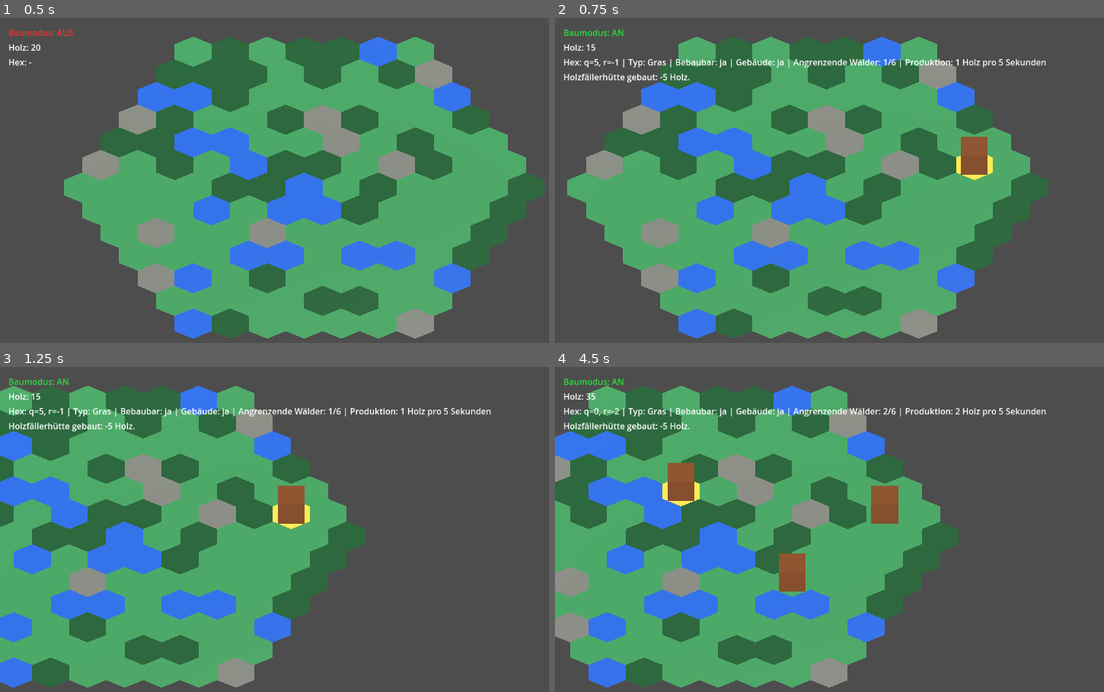
Above: before the commit, frames 1-4 (two rows, left to right).
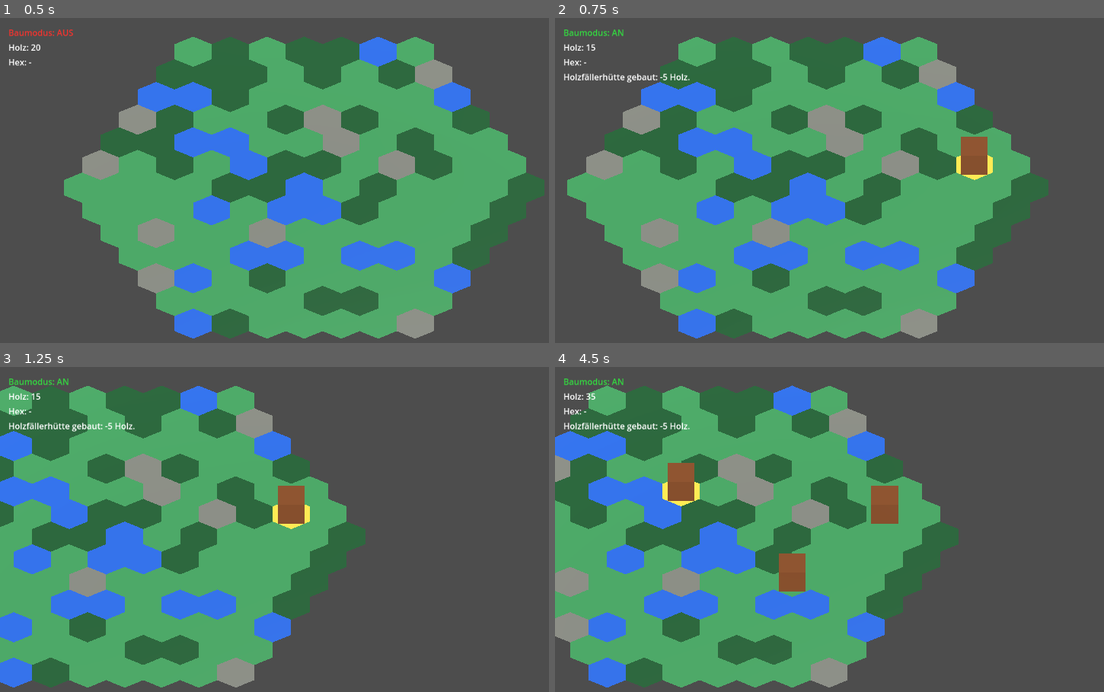
Above: after the commit, the same moments.

Repository: Ranu4922/CodexGame
Game: Godot game, scene res://scenes/Main.tscn
Same seed, same stepped clock (60 frames per second), same inputs: the game is played once before the commit and once after it.
Inputs (mouse positions are in pixels of both pictures, inside the frame that each line leads up to):
- Up to frame 1 (0.5 s): no input
- Up to frame 2 (0.75 s): tap Enter at 0.5 s; move the mouse to (994, 170) at 0.52 s; hold D from 0.53 s (still down); tap B at 0.6 s; click (994, 170) at 0.67 s
- Up to frame 3 (1.25 s): keep holding D
- Up to frame 4 (4.5 s): move the mouse to (736, 555) at 1.27 s; release D at 1.28 s; hold S 1.28-2.03 s; tap R at 1.35, 2.85, 4.35 s; click (736, 555) at 1.42 s; move the mouse to (917, 461) at 2.02 s; hold D 2.03-2.78 s; tap B at 2.1, 3.6 s; click (917, 461) at 2.17 s; move the mouse to (829, 607) at 2.77 s; hold W 2.78-3.53 s; click (829, 607) at 2.92 s; move the mouse to (1043, 588) at 3.52 s; hold A from 3.53 s (still down); click (1043, 588) at 3.67 s; move the mouse to (675, 487) at 4.27 s; click (675, 487) at 4.42 s

Frame 1 is identical in both runs. In frame 2, 0.8% of the frame differs, in the area x 5-90%, y 12-16%; in frame 3, 0.8%; in frame 4, 0.9%.

Commit message:
Update lumberjack production for own forest tile

Diff:
--- a/scripts/hex_grid.gd
+++ b/scripts/hex_grid.gd
@@ -6,6 +6,7 @@
 	tile_type: String,
 	buildable: bool,
 	has_building: bool,
+	own_forest: bool,
 	adjacent_forests: int,
 	production: int
 )
@@ -64,9 +65,9 @@
 
 
 func _create_tile(q: int, r: int) -> void:
-	var tile_type := _get_tile_type(q, r)
-
-	var tile := MeshInstance3D.new()
+	var tile_type: String = _get_tile_type(q, r)
+
+	var tile: MeshInstance3D = MeshInstance3D.new()
 	tile.name = "Hex_%d_%d" % [q, r]
 	tile.mesh = _create_hex_mesh()
 	tile.material_override = tile_materials[tile_type]
@@ -79,12 +80,12 @@
 	add_child(tile)
 	tiles_by_coords[_coords_key(q, r)] = tile
 
-	var body := StaticBody3D.new()
+	var body: StaticBody3D = StaticBody3D.new()
 	body.name = "ClickBody"
 	tile.add_child(body)
 
-	var collision := CollisionShape3D.new()
-	var shape := CylinderShape3D.new()
+	var collision: CollisionShape3D = CollisionShape3D.new()
+	var shape: CylinderShape3D = CylinderShape3D.new()
 	shape.radius = hex_size * 0.95
 	shape.height = tile_height + 0.04
 	collision.shape = shape
@@ -92,14 +93,14 @@
 
 
 func _create_hex_mesh() -> ArrayMesh:
-	var vertices := PackedVector3Array()
-	var normals := PackedVector3Array()
-	var indices := PackedInt32Array()
+	var vertices: PackedVector3Array = PackedVector3Array()
+	var normals: PackedVector3Array = PackedVector3Array()
+	var indices: PackedInt32Array = PackedInt32Array()
 
 	vertices.append(Vector3(0, tile_height, 0))
 	normals.append(Vector3.UP)
 	for i in range(6):
-		var angle := deg_to_rad(60.0 * i + 30.0)
+		var angle: float = deg_to_rad(60.0 * i + 30.0)
 		vertices.append(Vector3(cos(angle) * hex_size, tile_height, sin(angle) * hex_size))
 		normals.append(Vector3.UP)
 
@@ -108,27 +109,27 @@
 		indices.append(i + 1)
 		indices.append(1 if i == 5 else i + 2)
 
-	var arrays := []
+	var arrays: Array = []
 	arrays.resize(Mesh.ARRAY_MAX)
 	arrays[Mesh.ARRAY_VERTEX] = vertices
 	arrays[Mesh.ARRAY_NORMAL] = normals
 	arrays[Mesh.ARRAY_INDEX] = indices
 
-	var mesh := ArrayMesh.new()
+	var mesh: ArrayMesh = ArrayMesh.new()
 	mesh.add_surface_from_arrays(Mesh.PRIMITIVE_TRIANGLES, arrays)
 	return mesh
 
 
 func axial_to_world(q: int, r: int) -> Vector3:
-	var x := hex_size * sqrt(3.0) * (q + r * 0.5)
-	var z := hex_size * 1.5 * r
+	var x: float = hex_size * sqrt(3.0) * (q + r * 0.5)
+	var z: float = hex_size * 1.5 * r
 	return Vector3(x, 0.0, z)
 
 
 func _get_tile_type(q: int, r: int) -> String:
-	var rng := RandomNumberGenerator.new()
+	var rng: RandomNumberGenerator = RandomNumberGenerator.new()
 	rng.seed = hash("%d:%d:%d" % [generation_seed, q, r])
-	var roll := rng.randf()
+	var roll: float = rng.randf()
 
 	if roll < 0.16:
 		return "Wasser"
@@ -157,22 +158,22 @@
 
 
 func _select_tile_under_mouse() -> void:
-	var camera := get_viewport().get_camera_3d()
+	var camera: Camera3D = get_viewport().get_camera_3d()
 	if camera == null:
 		return
 
-	var mouse_position := get_viewport().get_mouse_position()
-	var ray_origin := camera.project_ray_origin(mouse_position)
-	var ray_end := ray_origin + camera.project_ray_normal(mouse_position) * 1000.0
-
-	var query := PhysicsRayQueryParameters3D.create(ray_origin, ray_end)
-	var result := get_world_3d().direct_space_state.intersect_ray(query)
+	var mouse_position: Vector2 = get_viewport().get_mouse_position()
+	var ray_origin: Vector3 = camera.project_ray_origin(mouse_position)
+	var ray_end: Vector3 = ray_origin + camera.project_ray_normal(mouse_position) * 1000.0
+
+	var query: PhysicsRayQueryParameters3D = PhysicsRayQueryParameters3D.create(ray_origin, ray_end)
+	var result: Dictionary = get_world_3d().direct_space_state.intersect_ray(query)
 
 	if result.is_empty():
 		return
 
-	var collider := result["collider"] as Node
-	var tile := collider.get_parent()
+	var collider: Node = result["collider"] as Node
+	var tile: Node = collider.get_parent()
 	if tile is MeshInstance3D and tile.has_meta("q") and tile.has_meta("r"):
 		_set_selected_tile(tile)
 		if build_mode:
@@ -184,6 +185,7 @@
 			tile.get_meta("tile_type"),
 			tile.get_meta("buildable"),
 			tile.get_meta("has_building"),
+			_get_tile_own_forest(tile),
 			_get_tile_adjacent_forests(tile),
 			_get_tile_production(tile)
 		)
@@ -217,22 +219,30 @@
 
 
 func _place_lumberjack_hut(tile: MeshInstance3D) -> void:
-	var marker := MeshInstance3D.new()
+	var marker: MeshInstance3D = MeshInstance3D.new()
 	marker.name = "Holzfaellerhuette"
 
-	var marker_size := hex_size * 1.25
-	var mesh := BoxMesh.new()
+	var marker_size: float = hex_size * 1.25
+	var mesh: BoxMesh = BoxMesh.new()
 	mesh.size = Vector3(marker_size, marker_size, marker_size)
 	marker.mesh = mesh
 	marker.material_override = building_material
 	marker.position = Vector3(0.0, tile_height + marker_size * 0.5, 0.0)
 
 	tile.add_child(marker)
-	var adjacent_forests := _count_adjacent_forests(int(tile.get_meta("q")), int(tile.get_meta("r")))
+	var own_forest: bool = tile.get_meta("tile_type") == "Wald"
+	var adjacent_forests: int = _count_adjacent_forests(int(tile.get_meta("q")), int(tile.get_meta("r")))
+	var production: int = adjacent_forests
+	if own_forest:
+		production += 2
+	if production > 8:
+		production = 8
+
 	tile.set_meta("has_building", true)
 	tile.set_meta("building_name", "Holzfällerhütte")
+	tile.set_meta("own_forest", own_forest)
 	tile.set_meta("adjacent_forests", adjacent_forests)
-	tile.set_meta("lumberjack_production", adjacent_forests)
+	tile.set_meta("lumberjack_production", production)
 	lumberjack_hut_tiles.append(tile)
 
 
@@ -243,7 +253,7 @@
 
 
 func _run_production_cycle() -> void:
-	var produced_wood := 0
+	var produced_wood: int = 0
 
 	for tile in lumberjack_hut_tiles:
 		produced_wood += _get_tile_production(tile)
@@ -257,7 +267,7 @@
 
 
 func _count_adjacent_forests(q: int, r: int) -> int:
-	var adjacent_offsets := [
+	var adjacent_offsets: Array[Vector2i] = [
 		Vector2i(1, 0),
 		Vector2i(1, -1),
 		Vector2i(0, -1),
@@ -265,14 +275,20 @@
 		Vector2i(-1, 1),
 		Vector2i(0, 1),
 	]
-	var forest_count := 0
+	var forest_count: int = 0
 
 	for offset in adjacent_offsets:
-		var neighbor := tiles_by_coords.get(_coords_key(q + offset.x, r + offset.y))
+		var neighbor: Variant = tiles_by_coords.get(_coords_key(q + offset.x, r + offset.y))
 		if neighbor is MeshInstance3D and neighbor.get_meta("tile_type") == "Wald":
 			forest_count += 1
 
 	return forest_count
+
+
+func _get_tile_own_forest(tile: MeshInstance3D) -> bool:
+	if tile.has_meta("own_forest"):
+		return bool(tile.get_meta("own_forest"))
+	return false
 
 
 func _get_tile_adjacent_forests(tile: MeshInstance3D) -> int:
@@ -292,7 +308,7 @@
 
 
 func _make_material(color: Color) -> StandardMaterial3D:
-	var material := StandardMaterial3D.new()
+	var material: StandardMaterial3D = StandardMaterial3D.new()
 	material.albedo_color = color
 	material.roughness = 0.8
 	return material
